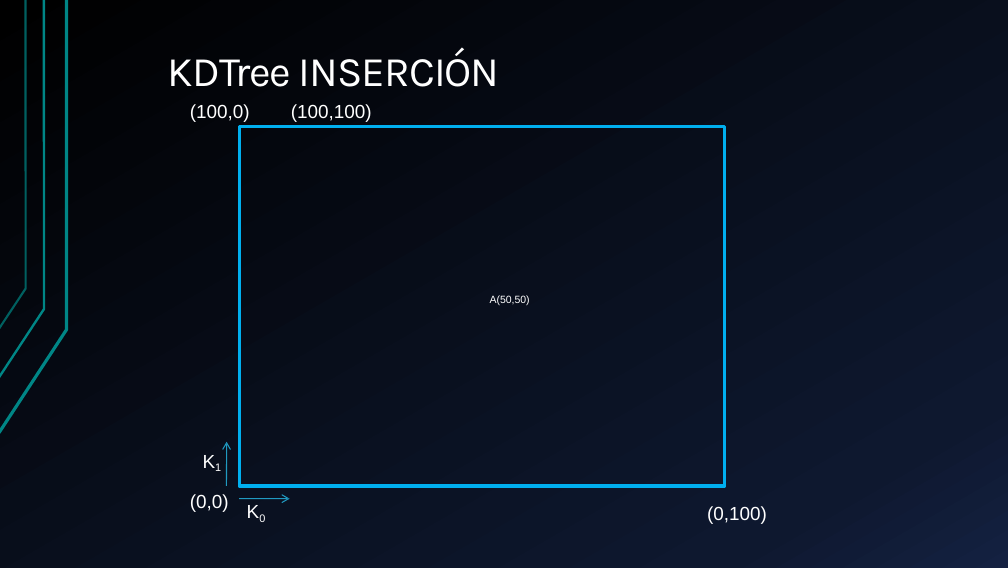
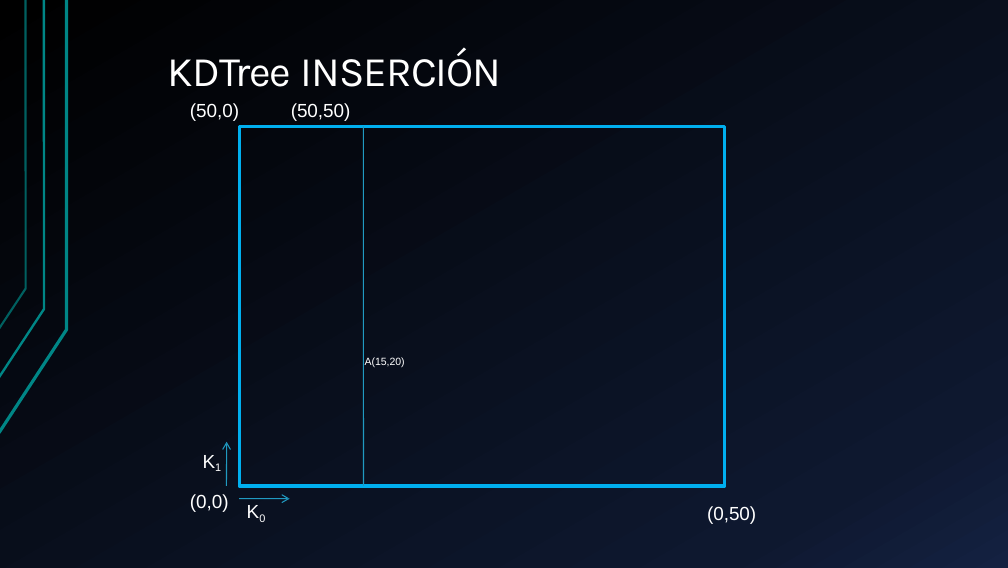
Before and after one commit to iMawe/EstructuraDatos, a slide deck: slide 7 of K-D Tree/Files/KD Tree.pptx. Drawn at 1008x568 pixels with LibreOffice and Linux fonts; fonts in the diff are those of the drawing; background and template pictures are left out. Boxes give left, top, right and bottom in pixels: in the first picture for what was removed or moved away, otherwise in the second. Text is boxed around its words. In the diff, an @@ line names an element or a change of style, - is before the commit and + after.

```diff
--- a/K-D Tree/Files/KD Tree.pptx
+++ b/K-D Tree/Files/KD Tree.pptx
@@ title at <box>190,103,351,121</box>: text changed @@
-(100,0) (100,100)
+(50,0) (50,50)
@@ freeform shape added at <box>363,126,363,486</box>, outline #209AC1 1 pt @@
@@ text at <box>365,357,405,367</box>: text changed @@
-A(50,50)
+A(15,20)
@@ text at <box>707,506,756,524</box>: text changed @@
-(0,100)
+(0,50)
```
Also in this commit, not shown: 17 other slides changed, 1 slide added, 1 other file.
